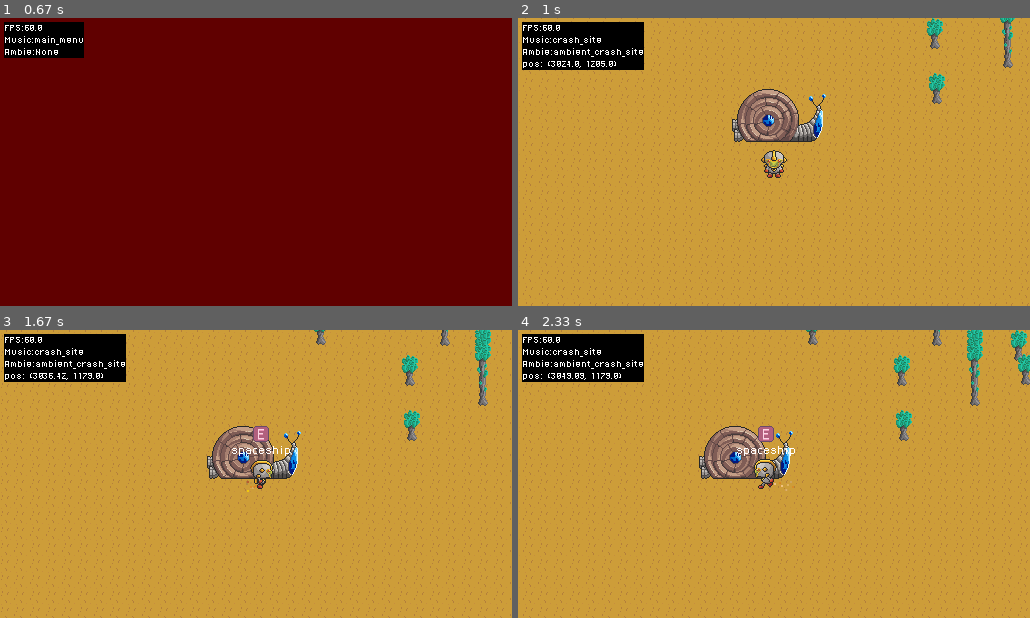
Above: before the commit, frames 1-4 (two rows, left to right).
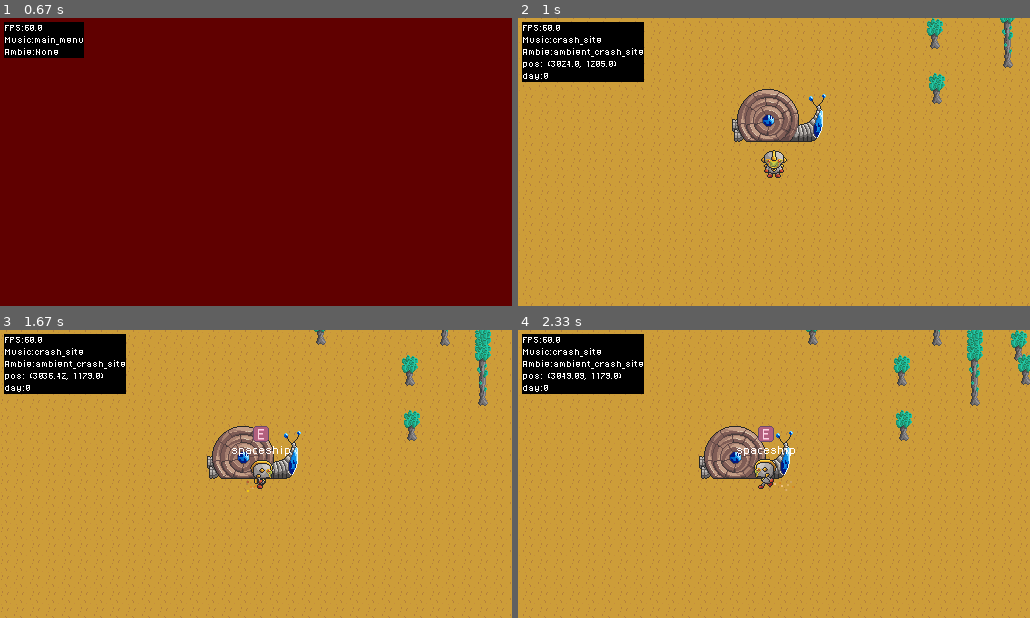
Above: after the commit, the same moments.

Repository: VantaTree/ChronoPilots
Game: pygame game, started from main.py
Two runs of this game, one before a commit and one after it. Both use one fixed random seed, a clock stepped at 60 frames per second and the inputs below.
Inputs:
- Up to frame 1 (0.67 s): click "START" at 0.38 s
- Up to frame 2 (1 s): tap Esc at 0.67 s
- Up to frame 3 (1.67 s): hold W 1-1.47 s; hold D from 1.5 s (still down)
- Up to frame 4 (2.33 s): release D at 1.97 s; hold A from 2 s (still down)

Frame 1 is identical in both runs. In frame 2, 1.0% of the frame differs, in the area x 0-25%, y 18-23%; in frame 3, 1.0%; in frame 4, 1.0%.

Commit message:
increased night intensity

Diff:
--- a/modules/level.py
+++ b/modules/level.py
@@ -110,7 +110,7 @@
         self.maroon_overlay = pygame.Surface(self.screen.get_size())
         self.maroon_overlay.fill(0x4C4A93)
         self.maroon_overlay.set_alpha(0)
-        self.night_alpha = 100
+        self.night_alpha = 128
         self.current_time_alpha = 0
         self.time_alpha_direction = 1
         self.day_progress_timer = CustomTimer()
@@ -189,14 +189,14 @@
                 elif self.current_time_alpha == self.night_alpha:
                     self.time_alpha_direction = -1
 
-            if self.current_time_alpha < 32:
+            if self.current_time_alpha < 40:
                 self.day_progress_timer.duration = 3_500
             else:
                 self.day_progress_timer.duration = 1_000
 
             self.maroon_overlay.set_alpha(self.current_time_alpha)
             self.screen.blit(self.maroon_overlay, (0, 0))
-            # self.master.debug("day:", self.current_time_alpha)
+            self.master.debug("day:", self.current_time_alpha)
 
         if self.player.inventory_open:
             self.player.draw_inventory()
